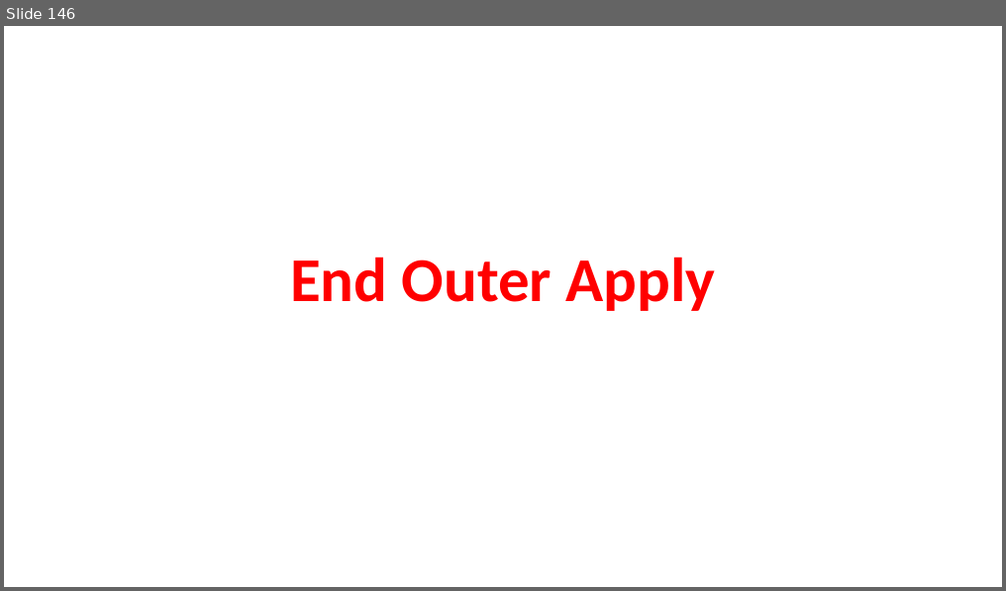
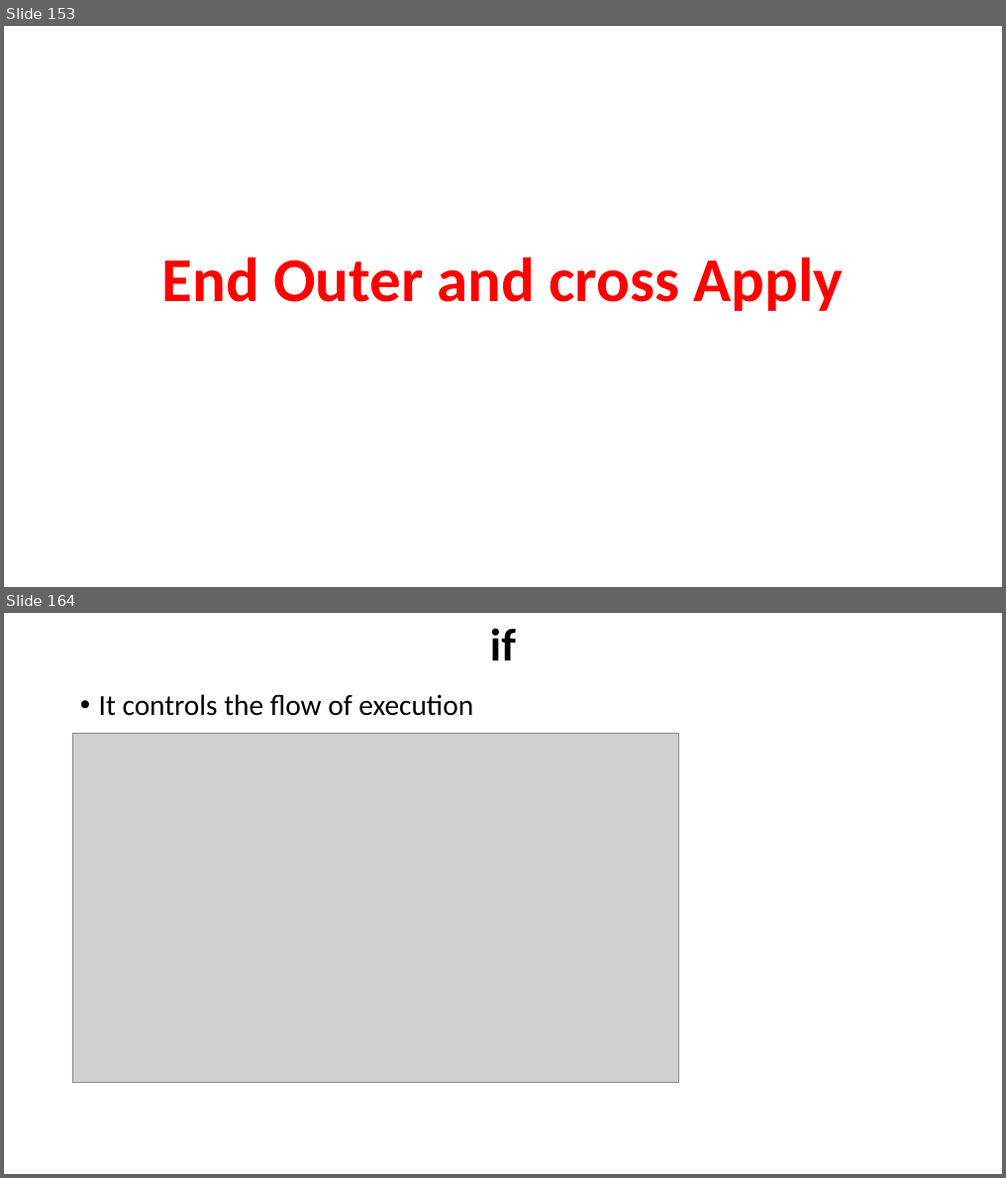
Before and after one commit to AhmedMohamedSamir1/Summary, a slide deck: Dot Net/2_DB.pptx. Shown one above the other, each under a label of ours: slide 146 before the commit, slides 153 and 164 after it; the slides between them are not shown. The pictures are 1006x591 and 1006x1178 pixels, drawn with LibreOffice and Linux fonts; fonts in the diff are those of the drawing; grey boxes stand for pictures. Boxes give left, top, right and bottom in pixels: in the first picture for what was removed or moved away, otherwise in the second. Text is boxed around its words. In the diff, an @@ line names an element or a change of style, - is before the commit and + after.

```diff
--- a/Dot Net/2_DB.pptx
+++ b/Dot Net/2_DB.pptx
@@ slide 164 added at box(4, 613, 1002, 1174), background #FFFFFF @@
@@ title added at box(490, 628, 516, 661), 44 pt, text #000000, bold @@
+if
@@ text added at box(99, 694, 473, 716), 28 pt, text #000000 @@
+• It controls the flow of execution
@@ picture added at box(73, 734, 679, 1083) @@
@@ what was slide 146 is now slide 153 @@
@@ slide 153 changed as well @@
@@ title at box(162, 257, 844, 311): text changed @@
-End Outer Apply
+End Outer and cross Apply
```
Also in this commit, not shown: 5 other slides changed, 20 other slides added, 1 slide removed, 3 other files.
